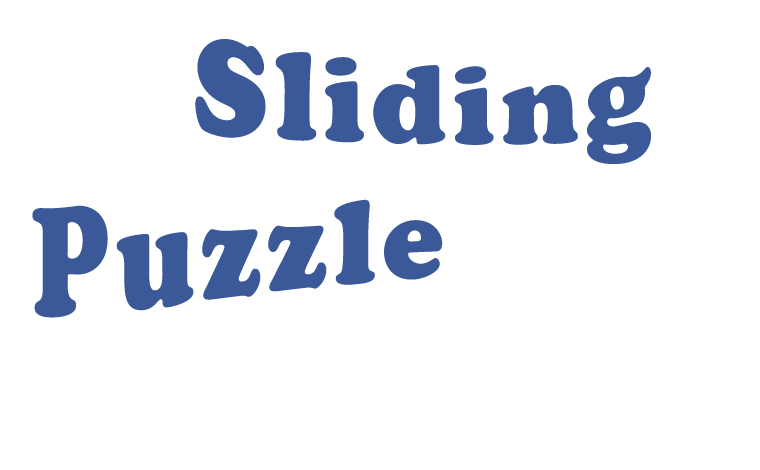
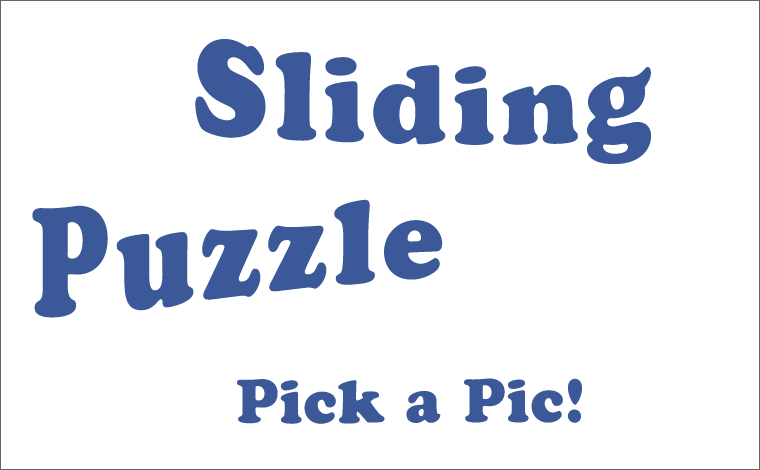
The second 760 x 470 image is a revision of the first. Changes to its layers:
showed "screen title" over [237, 378, 582, 424]
showed group "background" (2 layers) over [0, 0, 760, 470]
